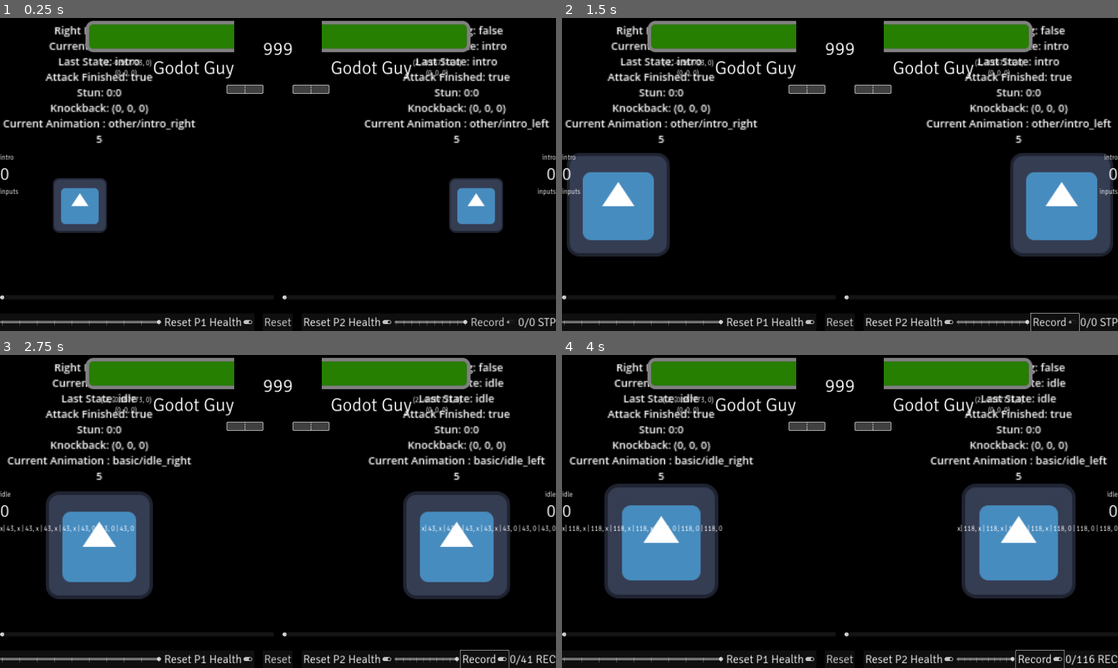
Above: before the commit, frames 1-4 (two rows, left to right).
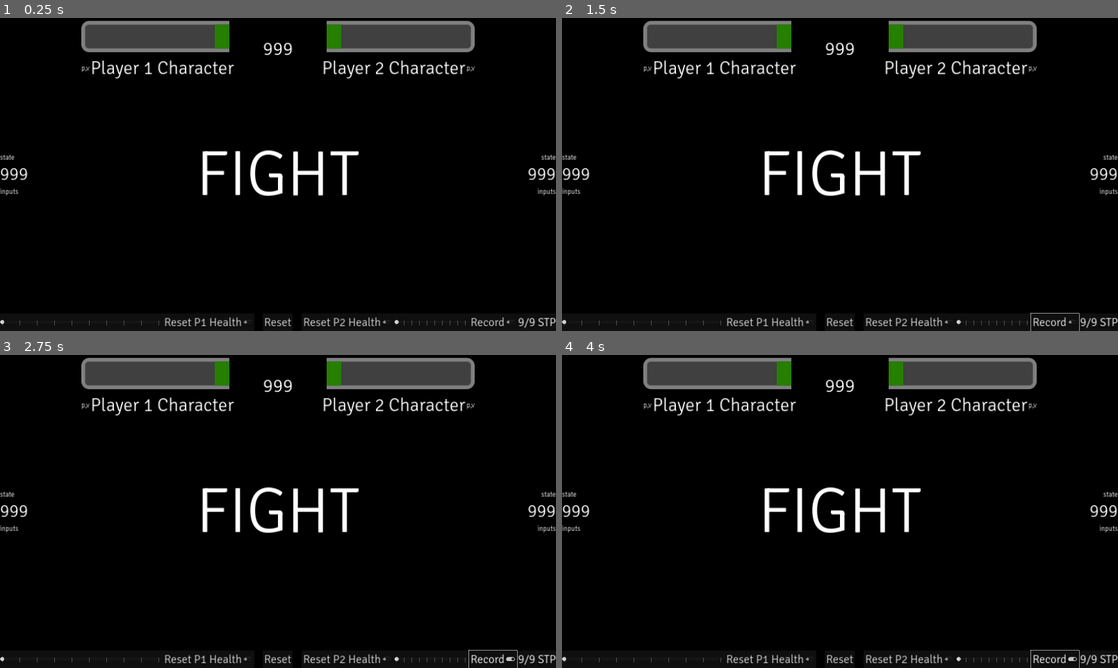
Above: after the commit, the same moments.

Repository: SHyguymoll/FightingGameEngineExampleCharacter
Game: Godot game, scene res://Test Character/TestCharacter.tscn
Same seed, same stepped clock (60 frames per second), same inputs: the game is played once before the commit and once after it. The engine's default icon, where the game draws it, is replaced by a stand-in: a white triangle on a blue panel in a dark square. Sound files missing from this copy of the repository are replaced by a short silence.
Inputs:
- Up to frame 1 (0.25 s): no input
- Up to frame 2 (1.5 s): click "Record" at 0.5 s; click "Record" at 1.25 s
- Up to frame 3 (2.75 s): click "Record" at 2 s
- Up to frame 4 (4 s): tap I (training_replay) at 2.85, 3.6 s

The runs differ from the first frame. In frame 1, 15% of the frame differs, in the area x 0-100%, y 0-99%; in frame 2, 23%; in frame 3, 25%; in frame 4, 27%, in the area x 0-100%, y 0-100%.
Error after the commit: Parse Error: Too many arguments for "try_grab()" call. Expected at most 1 but received 2. (res://GodotGuy/MainScript.gd:985)

Commit message:
ground_grab and air_grab nouns swapped

Diff:
--- a/GodotGuy/MainScript.gd
+++ b/GodotGuy/MainScript.gd
@@ -981,9 +981,9 @@
 			return try_block(attack, BLOCK_AWAY_LOW, BLOCK_AWAY_ANY, states.hurt_lie, states.hurt_lie, states.hurt_fall)
 		"slam":
 			return try_block(attack, BLOCK_AWAY_HIGH, BLOCK_AWAY_ANY, states.hurt_bounce, states.hurt_bounce, states.hurt_bounce)
-		"ground_grab":
-			return try_grab(true)
-		"air_grab":
-			return try_grab(false)
+		"grab_ground":
+			return try_grab(attack.damage_hit, true)
+		"grab_air":
+			return try_grab(attack.damage_hit, false)
 		_: # this will definitely not be a bug in the future
 			return try_block(attack, BLOCK_UNBLOCKABLE, BLOCK_UNBLOCKABLE, states.hurt_high, states.hurt_crouch, states.hurt_fall)
